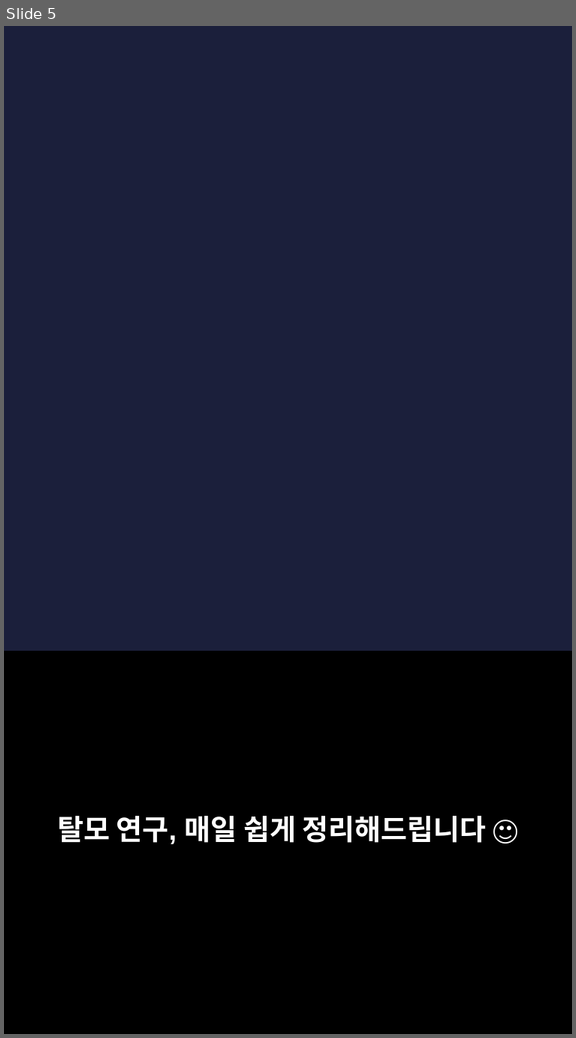
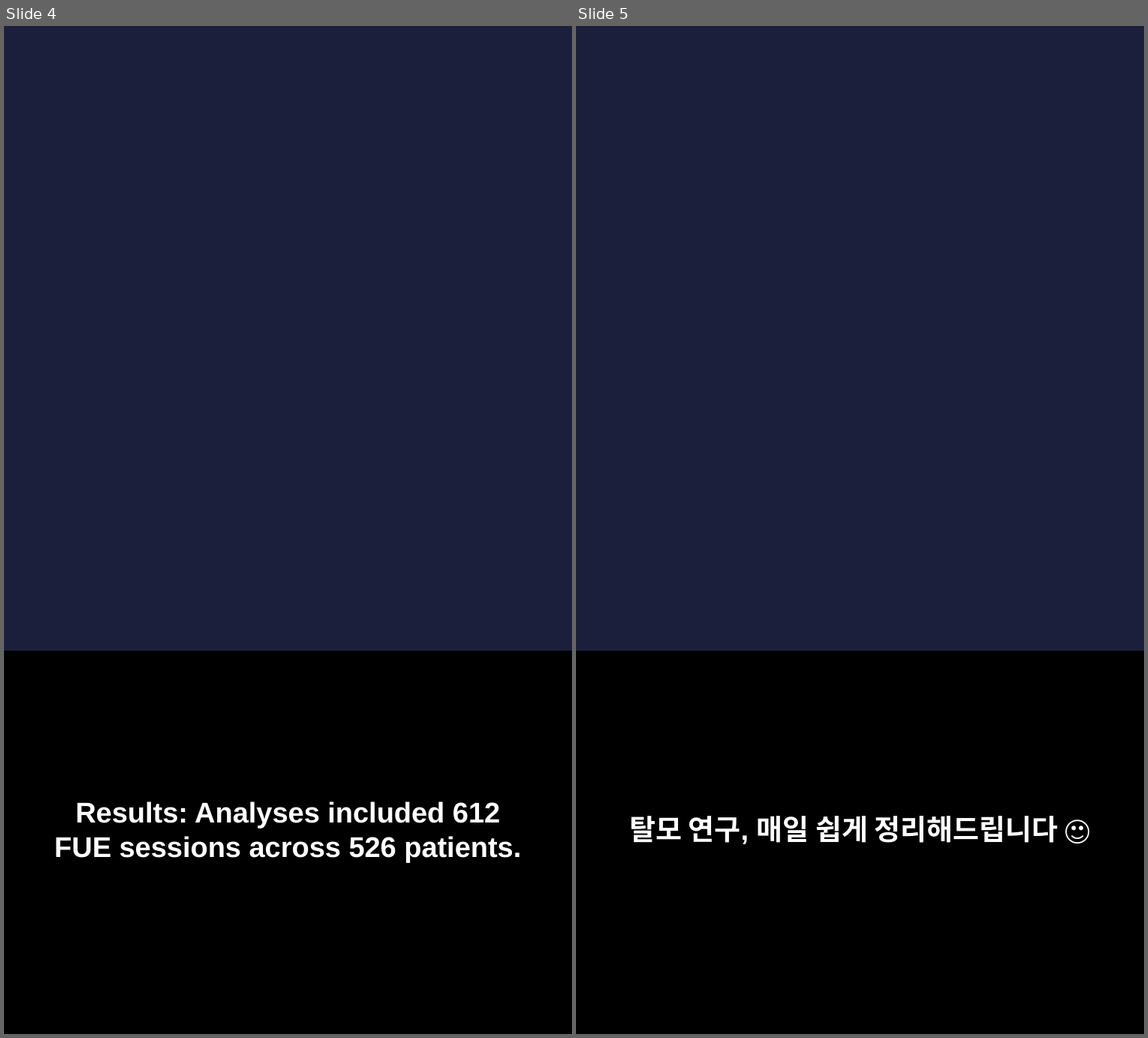
Before and after one commit to hyokang2010-BJ-ANTH/product-builder-test, a slide deck: pwa/data/latest/slides.pptx. Shown side by side, each under a label of ours: slide 5 before the commit, slides 4 and 5 after it. The pictures are 576x1038 and 1148x1038 pixels, drawn with LibreOffice and Linux fonts; fonts in the diff are those of the drawing; background and template pictures are left out. Boxes give left, top, right and bottom in pixels: in the first picture for what was removed or moved away, otherwise in the second. Text is boxed around its words. In the diff, an @@ line names an element or a change of style, - is before the commit and + after.

```diff
--- a/pwa/data/latest/slides.pptx
+++ b/pwa/data/latest/slides.pptx
@@ slide 4 added at [4,26,572,1034], background picture (left out) @@
@@ rectangle added at [4,652,572,1034], fill #000000 @@
@@ text added at [54,802,521,862], 22 pt, text #FFFFFF, bold @@
+Results: Analyses included 612 FUE sessions across 526 patients.
```
Also in this commit, not shown: 6 slides changed, 1 other slide added, 2 slides removed, 26 other files.
